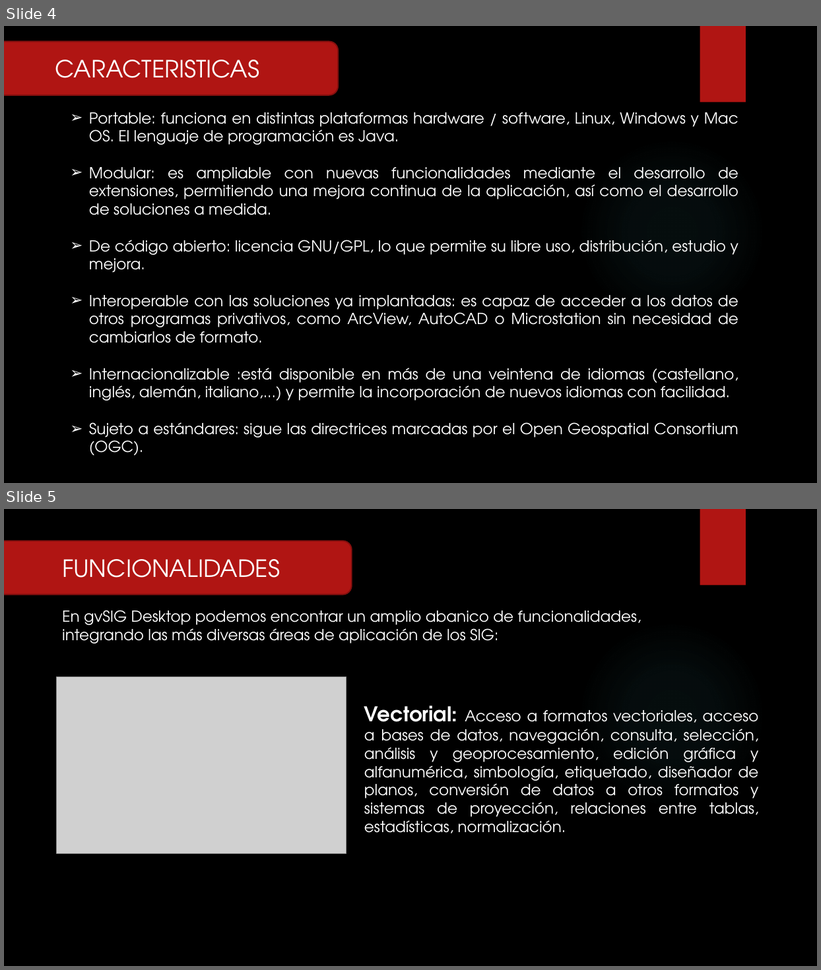
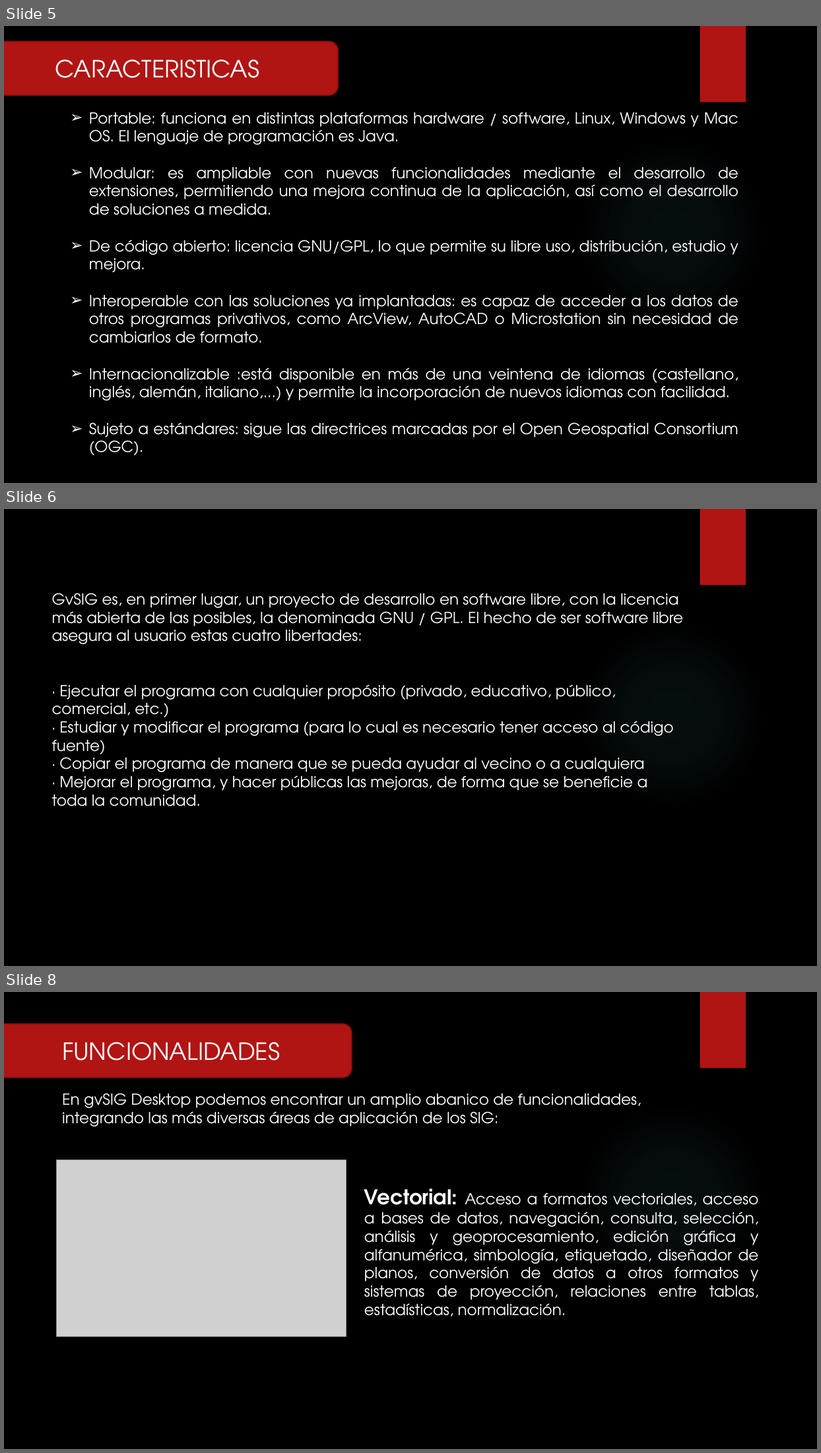
Before and after one commit to RFray/gvSIG, a slide deck: Expo-gvSIG.pptx. Shown one above the other, each under a label of ours: slides 4 and 5 before the commit, slides 5, 6 and 8 after it; the slides between them are not shown. The pictures are 821x970 and 821x1453 pixels, drawn with LibreOffice and Linux fonts; fonts in the diff are those of the drawing; grey boxes stand for pictures; background and template pictures are left out. Boxes give left, top, right and bottom in pixels: in the first picture for what was removed or moved away, otherwise in the second. Text is boxed around its words. In the diff, an @@ line names an element or a change of style, - is before the commit and + after.

Commit message:
Asi queda la expo para hoy unos ajustes mas y ya

```diff
--- a/Expo-gvSIG.pptx
+++ b/Expo-gvSIG.pptx
@@ slide 6 added at (4,509,817,966), background picture (left out); not listed: 2 template elements that a slide beside it also shows @@
@@ text added at (52,593,683,807), 18 pt, text #FFFFFF @@
+GvSIG es, en primer lugar, un proyecto de desarrollo en software libre, con la licencia
+más abierta de las posibles, la denominada GNU / GPL. El hecho de ser software libre
+asegura al usuario estas cuatro libertades:
+· Ejecutar el programa con cualquier propósito (privado, educativo, público,
+comercial, etc.)
+· Estudiar y modificar el programa (para lo cual es necesario tener acceso al código
+fuente)
+· Copiar el programa de manera que se pueda ayudar al vecino o a cualquiera
+· Mejorar el programa, y hacer públicas las mejoras, de forma que se beneficie a
+toda la comunidad.
@@ what was slide 4 is now slide 5 @@
@@ what was slide 5 is now slide 8 @@
```
Also in this commit, not shown: 5 slides changed, 9 other slides added.
